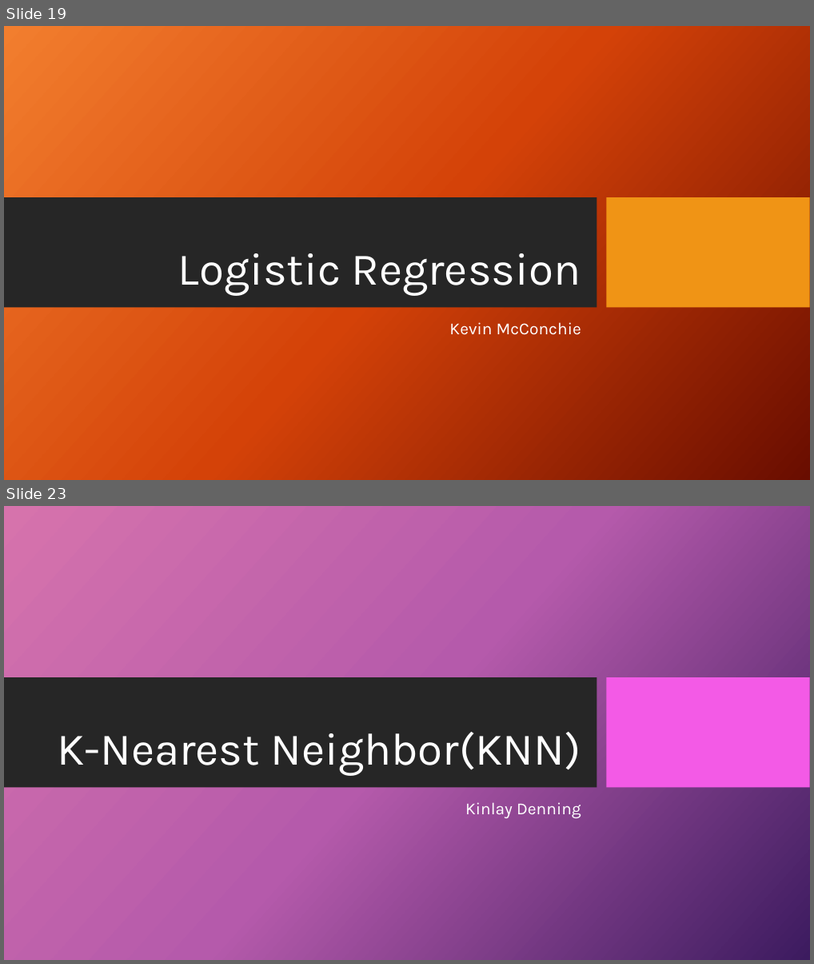
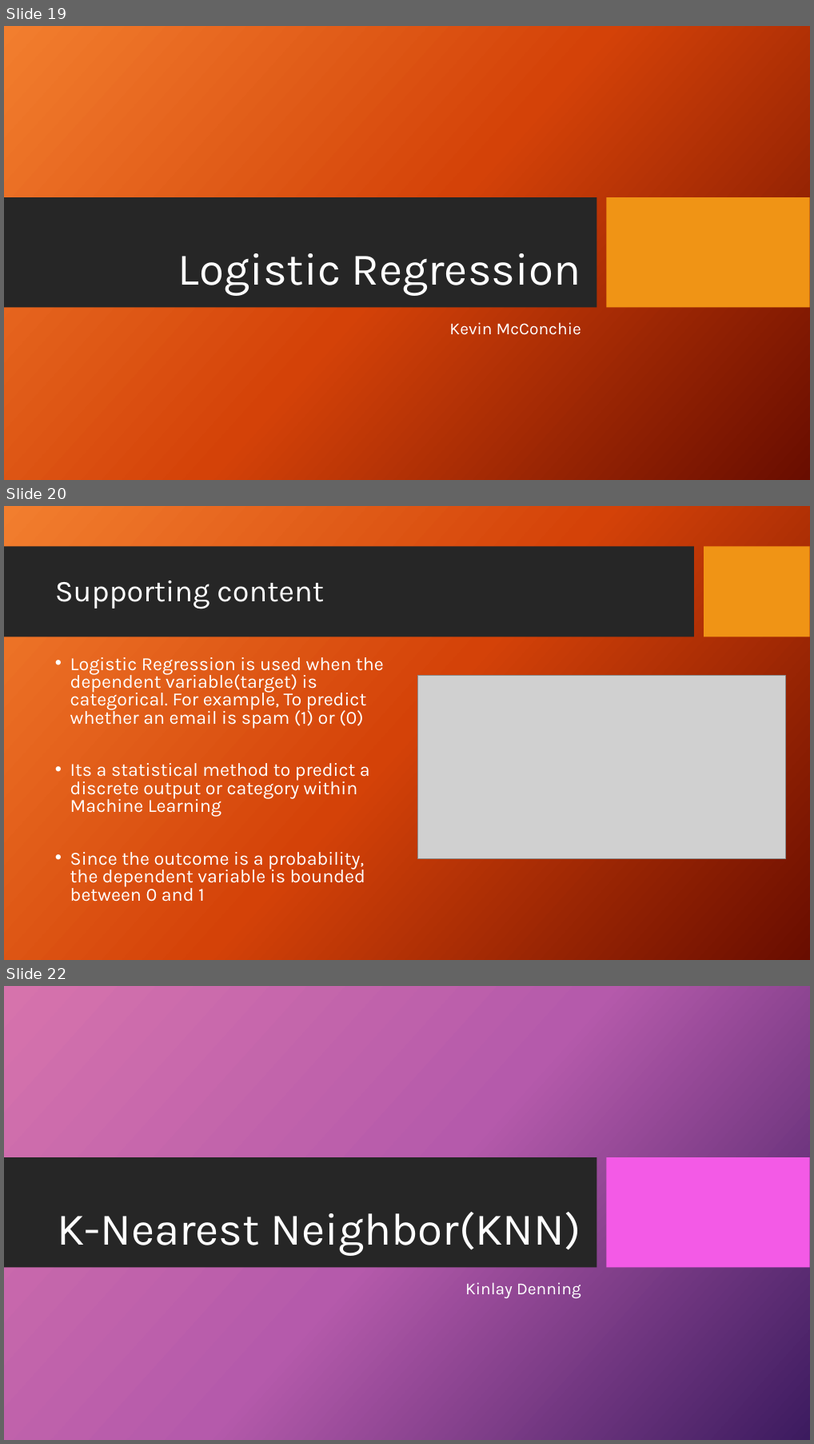
Before and after one commit to Kevin-McConchie/project4fork, a slide deck: Telecom Customer Churn - Presentation.pptx. Shown one above the other, each under a label of ours: slides 19 and 23 before the commit, slides 19, 20 and 22 after it; the slides between them are not shown. The pictures are 814x964 and 814x1444 pixels, drawn with LibreOffice and Linux fonts; fonts in the diff are those of the drawing; grey boxes stand for pictures; background and template pictures are left out. Boxes give left, top, right and bottom in pixels: in the first picture for what was removed or moved away, otherwise in the second. Text is boxed around its words. In the diff, an @@ line names an element or a change of style, - is before the commit and + after.

```diff
--- a/Telecom Customer Churn - Presentation.pptx
+++ b/Telecom Customer Churn - Presentation.pptx
@@ slide 20 added at (4,506,810,960), background picture (left out) @@
@@ rectangle added at (4,547,694,637), fill #262626 @@
@@ rectangle added at (705,547,810,637), fill #F09415 @@
@@ title added at (55,580,324,608), 36 pt, text #FFFFFF @@
+Supporting content
@@ text added at (70,657,384,901), 22.2 pt, text #FFFFFF @@
+• Logistic Regression is used when the dependent variable(target) is categorical. For example, To predict whether an email is spam (1) or (0)
+• Its a statistical method to predict a discrete output or category within Machine Learning
+• Since the outcome is a probability, the dependent variable is bounded between 0 and 1
@@ picture added at (418,675,786,858) @@
@@ what was slide 23 is now slide 22 @@
```
Also in this commit, not shown: 2 slides changed, 1 other slide added, 3 slides removed, 15 other files.
